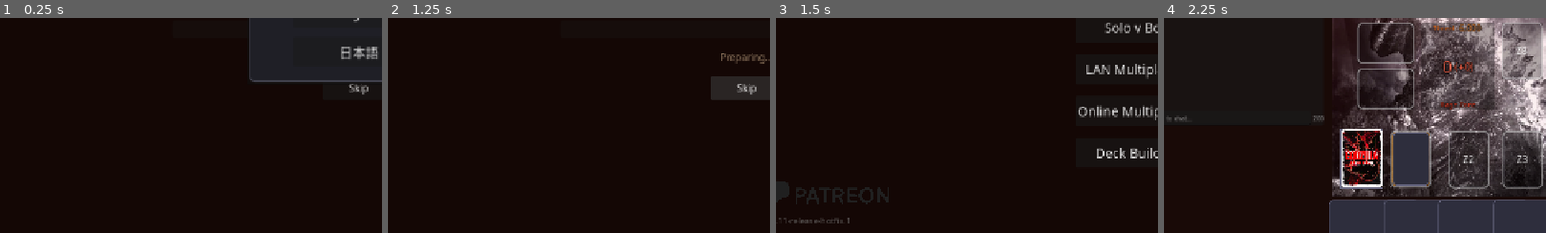
Above: before the commit, frames 1-4 (left to right).
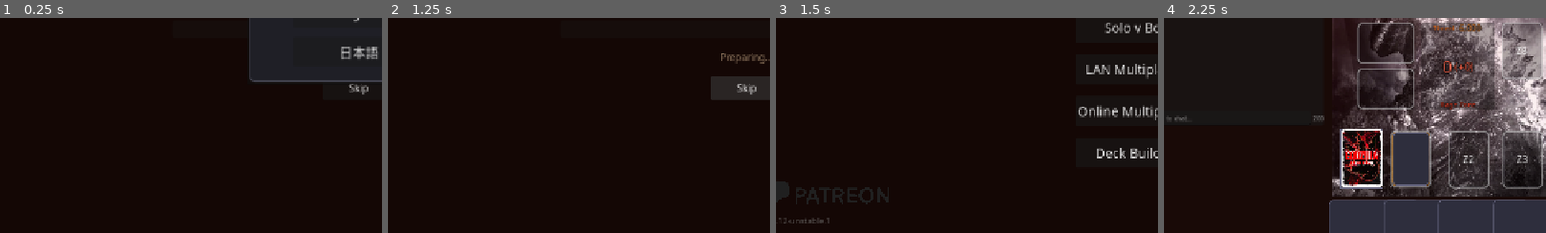
Above: after the commit, the same moments.

Repository: hunterdurbin/godzilla-sim
Game: Godot game, scene res://scenes/ui/LoadingScreen.tscn
Same seed, same stepped clock (60 frames per second), same inputs: the game is played once before the commit and once after it.
Inputs:
- Up to frame 1 (0.25 s): no input
- Up to frame 2 (1.25 s): click "Skip" at 0.5 s
- Up to frame 3 (1.5 s): click "Skip" at 1.25 s
- Up to frame 4 (2.25 s): click "Solo v Self" at 2 s
The pictures show only the part of the screen within x 3-53%, y 50-100%; the shares and areas given below are measured in that part.

Frames 1-2 are identical in both runs. In frame 3, 0.2% of the frame differs, in the area x 2-20%, y 92-96%; in frame 4, nothing differs.

Commit message:
Update build to v0.1.12-unstable.1

Diff:
--- a/project.godot
+++ b/project.godot
@@ -11,7 +11,7 @@
 [application]
 
 config/name="Unofficial Godzilla Sim"
-config/version="0.1.11-release-hotfix.1"
+config/version="0.1.12-unstable.1"
 run/main_scene="res://scenes/ui/LoadingScreen.tscn"
 config/quit_on_go_back=false
 config/features=PackedStringArray("4.6", "GL Compatibility")
Not shown, changed: export_presets.cfg
